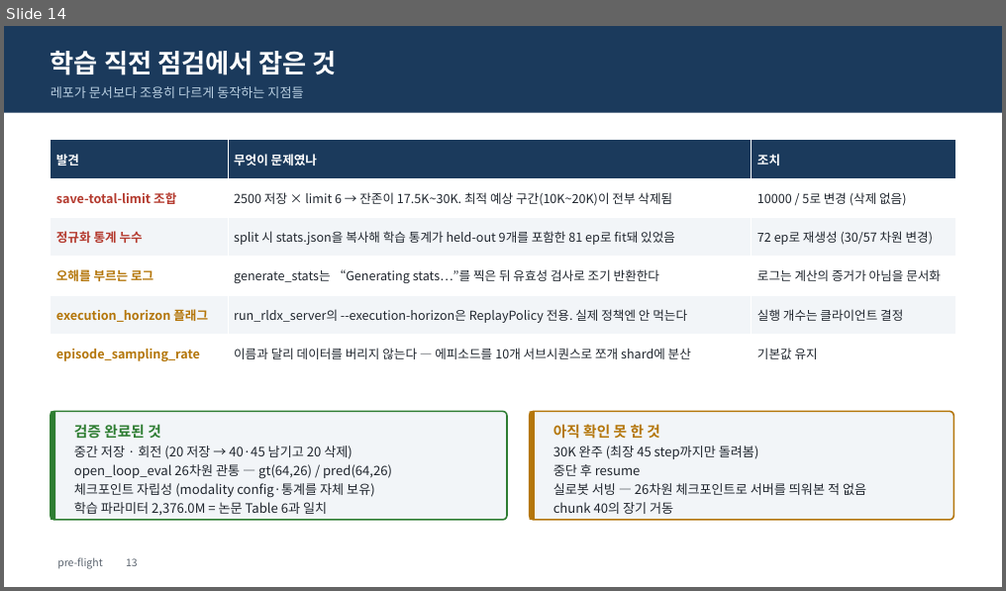
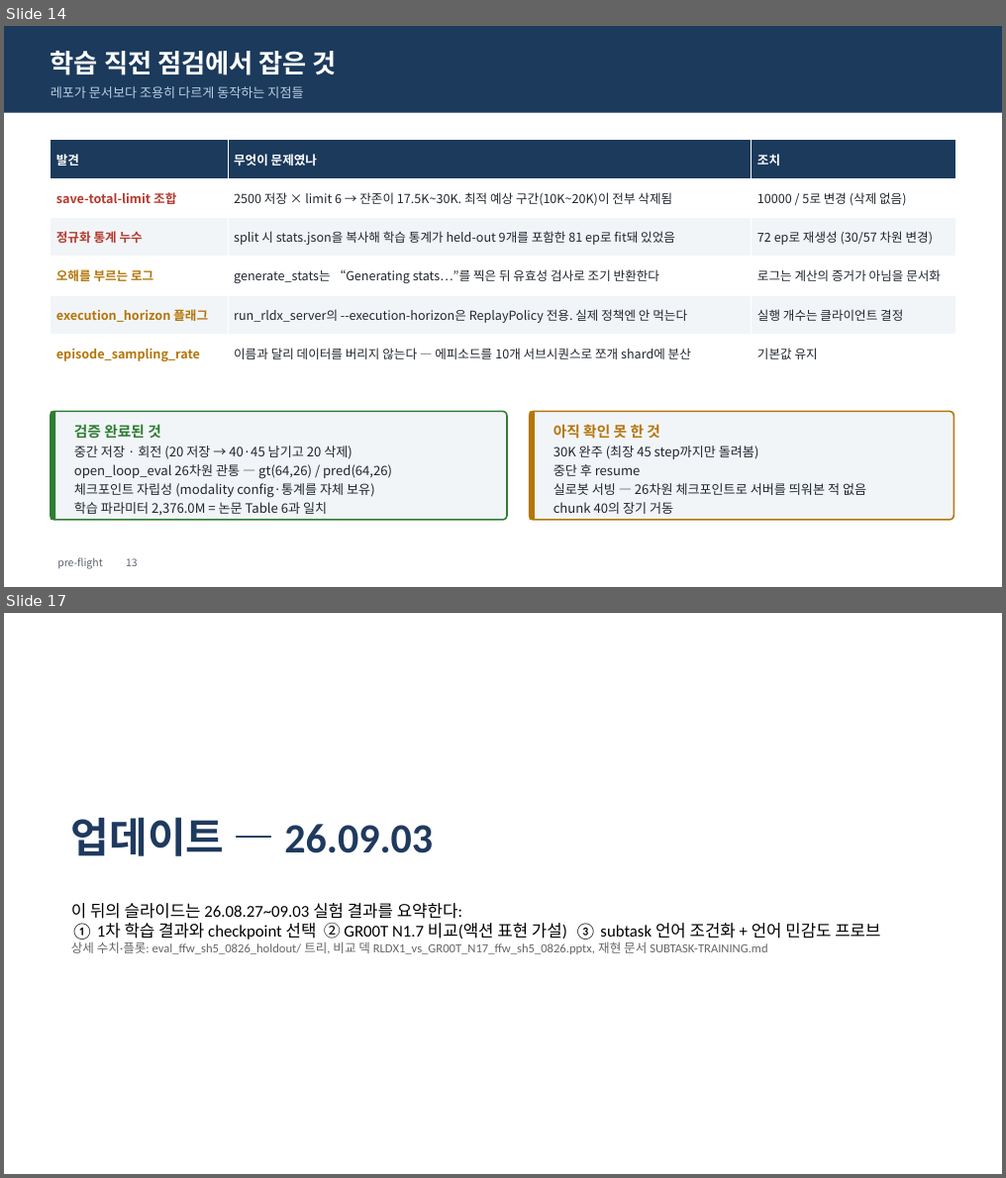
Before and after one commit to KimDoYoung1997/RLDX-1, a slide deck: FFW-SH5-0826-finetune-briefing.pptx. Shown one above the other, each under a label of ours: slide 14 before the commit, slides 14 and 17 after it; the slides between them are not shown. The pictures are 1006x591 and 1006x1178 pixels, drawn with LibreOffice and Linux fonts; fonts in the diff are those of the drawing. Boxes give left, top, right and bottom in pixels: in the first picture for what was removed or moved away, otherwise in the second. Text is boxed around its words. In the diff, an @@ line names an element or a change of style, - is before the commit and + after.

```diff
--- a/FFW-SH5-0826-finetune-briefing.pptx
+++ b/FFW-SH5-0826-finetune-briefing.pptx
@@ slide 17 added at (x1=4, y1=613, x2=1002, y2=1174), background #FFFFFF @@
@@ text added at (x1=71, y1=817, x2=433, y2=857), 40 pt, text #1F3A5F, bold @@
+업데이트 — 26.09.03
@@ text added at (x1=71, y1=903, x2=880, y2=955), 12 pt, text #666666 @@
+이 뒤의 슬라이드는 26.08.27~09.03 실험 결과를 요약한다:
+① 1차 학습 결과와 checkpoint 선택 ② GR00T N1.7 비교(액션 표현 가설) ③ subtask 언어 조건화 + 언어 민감도 프로브
+상세 수치·플롯: eval_ffw_sh5_0826_holdout/ 트리, 비교 덱 RLDX1_vs_GR00T_N17_ffw_sh5_0826.pptx, 재현 문서 SUBTASK-TRAINING.md
```
Also in this commit, not shown: 5 slides changed, 5 other slides added, 1 slide removed, 3 other files.
